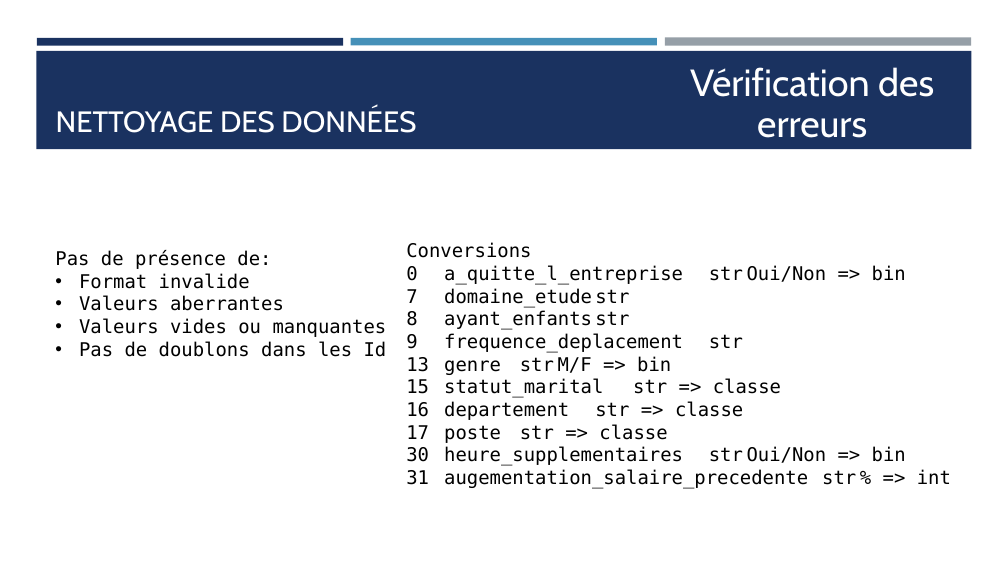
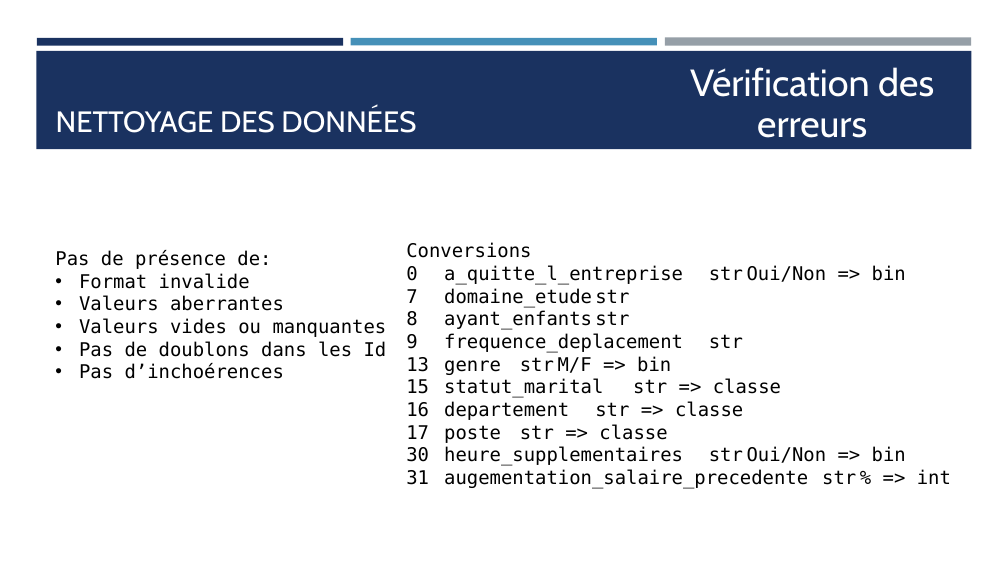
Before and after one commit to Ace4teaM/OCR-NovaTech, a slide deck: slide 11 of Presentation.pptx (slide 10 before the commit). Drawn at 1008x567 pixels with LibreOffice and Linux fonts; fonts in the diff are those of the drawing. Boxes give left, top, right and bottom in pixels: in the first picture for what was removed or moved away, otherwise in the second. Text is boxed around its words. In the diff, an @@ line names an element or a change of style, - is before the commit and + after.

```diff
--- a/Presentation.pptx
+++ b/Presentation.pptx
@@ text at [79, 363, 284, 379]: paragraph added @@
+• Pas d’inchoérences
```
Also in this commit, not shown: 5 other slides changed, 9 slides added, 4 slides removed, 6 other files.
